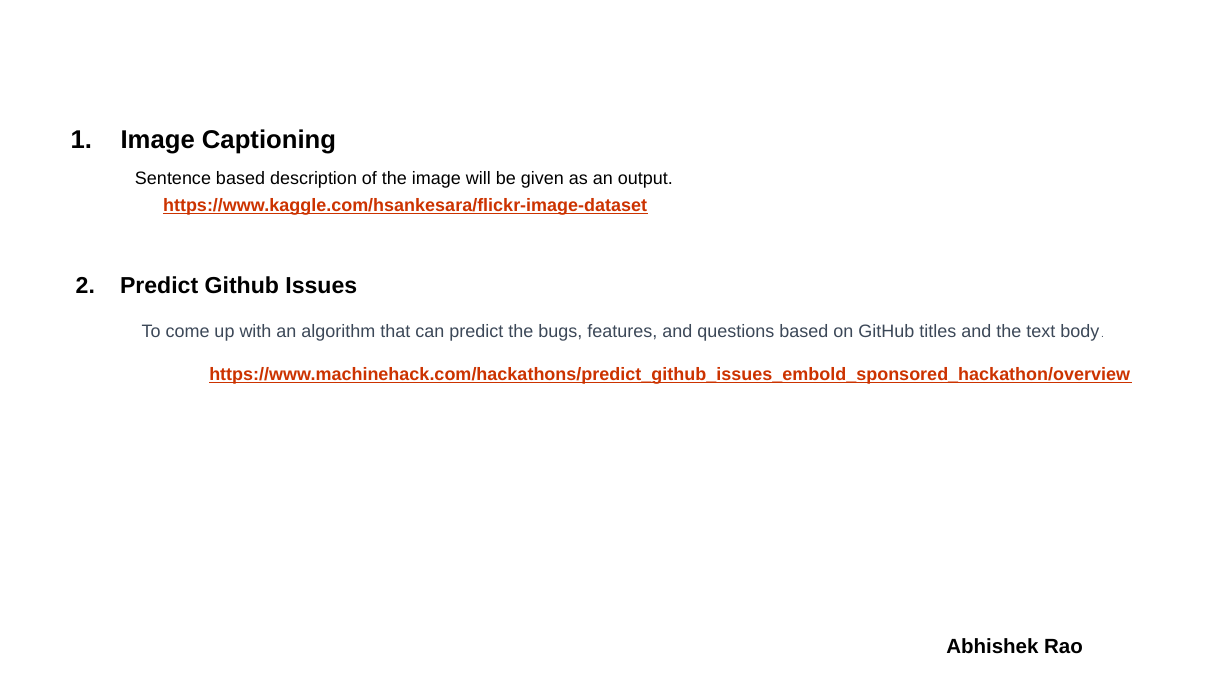
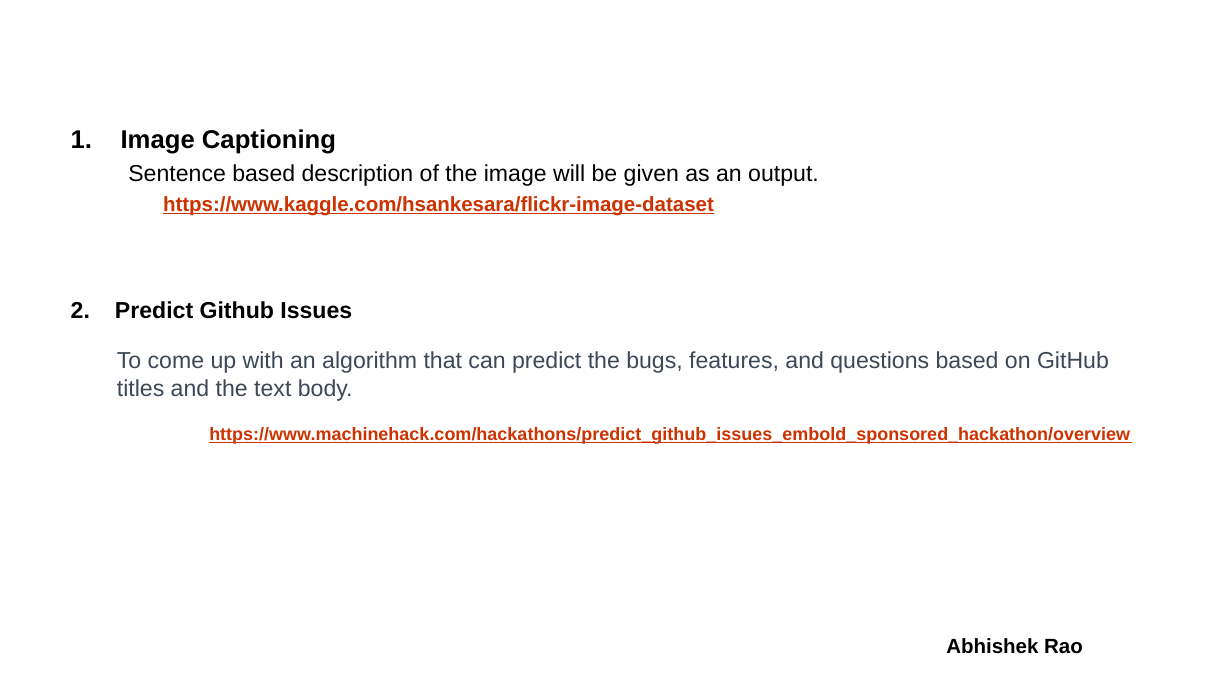
Before and after one commit to VarunBohara/Mini-Project-Documents, a slide deck: slide 3 of IDEAS FOR PROBLEM STATEMENT.2.pptx. Drawn at 1232x693 pixels with LibreOffice and Linux fonts; fonts in the diff are those of the drawing; background and template pictures are left out. Boxes give left, top, right and bottom in pixels: in the first picture for what was removed or moved away, otherwise in the second. Text is boxed around its words. In the diff, an @@ line names an element or a change of style, - is before the commit and + after.

```diff
--- a/IDEAS FOR PROBLEM STATEMENT.2.pptx
+++ b/IDEAS FOR PROBLEM STATEMENT.2.pptx
@@ text at (117, 164, 1109, 401): size 14 to 18 pt in "Sentence based description of the image will ...", "To come up with an algorithm that ..."; size 14 to 16 pt in "https://www.kaggle.com/hsankesara/flickr-image-dataset"; size 8 to 18 pt in "body." @@
```
